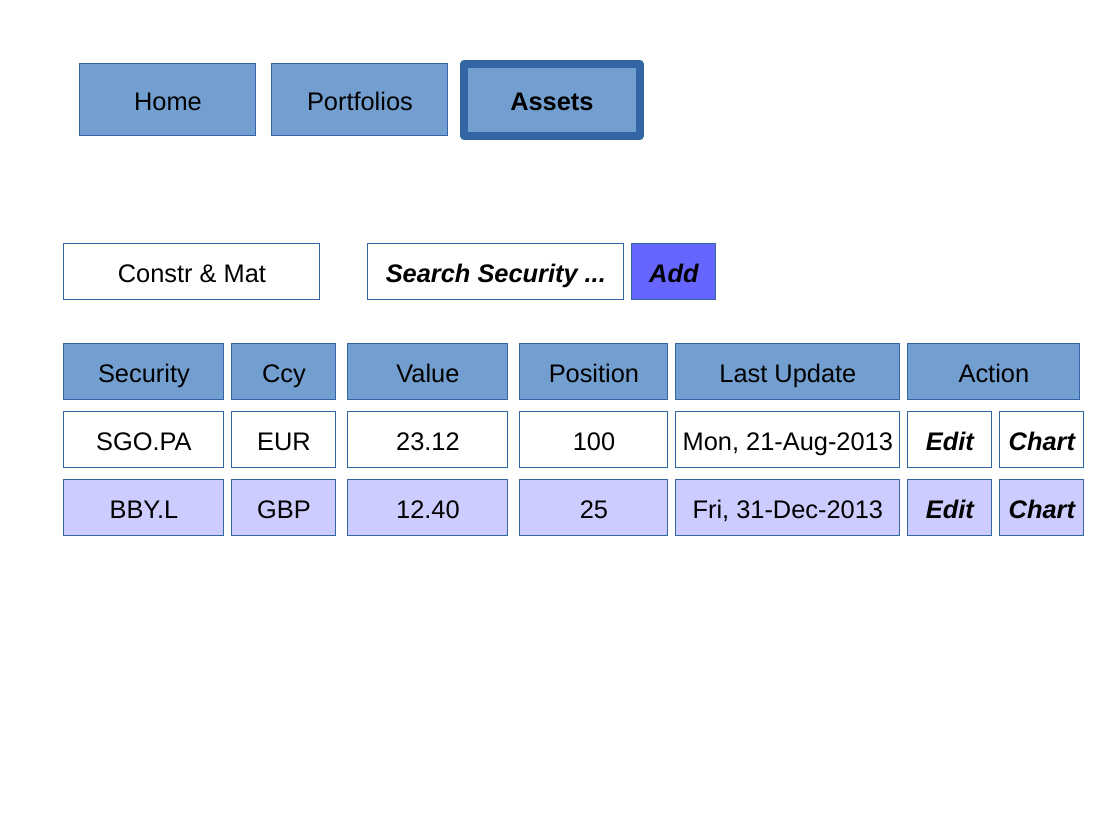
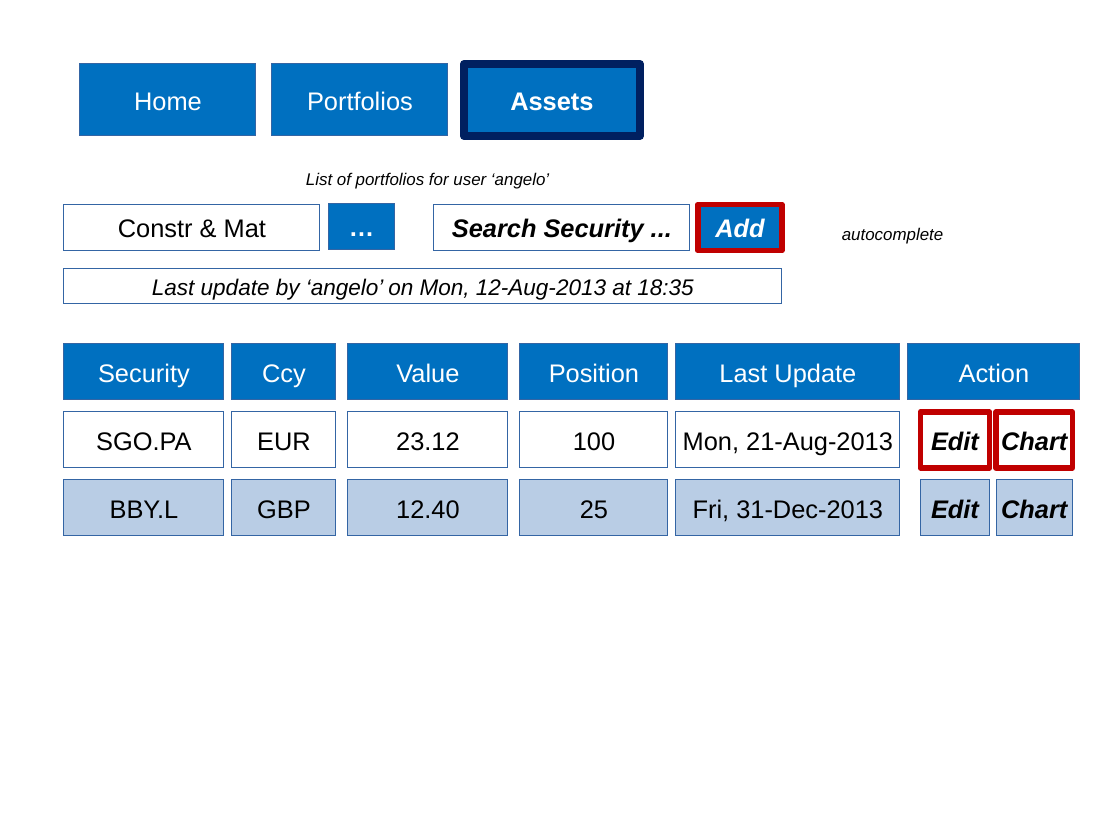
Before and after one commit to amastrobera/portfolio_mng_site, a slide deck: slide 3 of user_interface.pptx. Drawn at 1120x840 pixels with LibreOffice and Linux fonts; fonts in the diff are those of the drawing. Boxes give left, top, right and bottom in pixels: in the first picture for what was removed or moved away, otherwise in the second. Text is boxed around its words. In the diff, an @@ line names an element or a change of style, - is before the commit and + after.

Commit message:
presentation

```diff
--- a/user_interface.pptx
+++ b/user_interface.pptx
@@ rectangle "Assets" at <box>464,64,640,136</box>: text colour #000000 to #FFFFFF; fill #729FCF to #0070C0; outline #3465A4 5.67 pt to #002060 5.67 pt @@
@@ text added at <box>306,172,549,189</box>, 12 pt, text #000000, italic @@
+List of portfolios for user ‘angelo’
@@ rectangle "Constr & Mat": place and size @@
-rectangle "Constr & Mat" at <box>64,244,320,300</box>
+rectangle "Constr & Mat" at <box>64,204,320,251</box>
@@ rectangle added at <box>328,203,394,250</box>, fill #0070C0, outline #3465A4 0.75 pt, 18 pt, text #FFFFFF, bold @@
+…
@@ rectangle "Search Security ...": place and size @@
-rectangle "Search Security ..." at <box>368,244,624,300</box>
+rectangle "Search Security ..." at <box>434,204,690,251</box>
@@ rectangle "Add": place and size @@
-rectangle "Add" at <box>632,244,717,300</box>
+rectangle "Add" at <box>698,204,783,251</box>
@@ rectangle "Add" at <box>698,204,783,251</box>: text colour #000000 to #FFFFFF; fill #6666FF to #0070C0; outline #3465A4 0.75 pt to #C00000 4 pt @@
@@ text added at <box>842,227,943,244</box>, 12 pt, text #000000, italic @@
+autocomplete
@@ rectangle added at <box>64,269,783,304</box>, fill #FFFFFF, outline #3465A4 0.75 pt, 16 pt, text #000000, italic @@
+Last update by ‘angelo’ on Mon, 12-Aug-2013 at 18:35
@@ text colour #000000 to #FFFFFF; fill #729FCF to #0070C0 in 8 elements at <box>80,64,256,136</box>, <box>272,64,448,136</box>, <box>64,345,224,400</box>, <box>349,345,508,400</box>, <box>676,345,899,400</box>, <box>520,345,669,400</box>, <box>909,345,1080,400</box>, <box>232,345,335,400</box> @@
@@ rectangle "Edit" at <box>921,413,990,469</box>: outline #3465A4 0.75 pt to #C00000 3.75 pt @@
@@ rectangle "Edit": place and size @@
-rectangle "Edit" at <box>909,413,993,469</box>
+rectangle "Edit" at <box>921,413,990,469</box>
@@ rectangle "Chart": place and size @@
-rectangle "Chart" at <box>1000,413,1084,469</box>
+rectangle "Chart" at <box>997,413,1073,469</box>
@@ rectangle "Chart" at <box>997,413,1073,469</box>: outline #3465A4 0.75 pt to #C00000 3.75 pt @@
@@ fill #CCCCFF to #B9CDE5 in 7 elements at <box>64,480,224,536</box>, <box>349,480,508,536</box>, <box>676,480,899,536</box>, <box>520,480,669,536</box>, <box>232,480,335,536</box>, <box>997,480,1073,536</box>, <box>921,480,990,536</box> @@
@@ rectangle "Edit": place and size @@
-rectangle "Edit" at <box>909,480,993,536</box>
+rectangle "Edit" at <box>921,480,990,536</box>
@@ rectangle "Chart": place and size @@
-rectangle "Chart" at <box>1000,480,1084,536</box>
+rectangle "Chart" at <box>997,480,1073,536</box>
```
Also in this commit, not shown: 2 other slides changed, 1 slide added.
